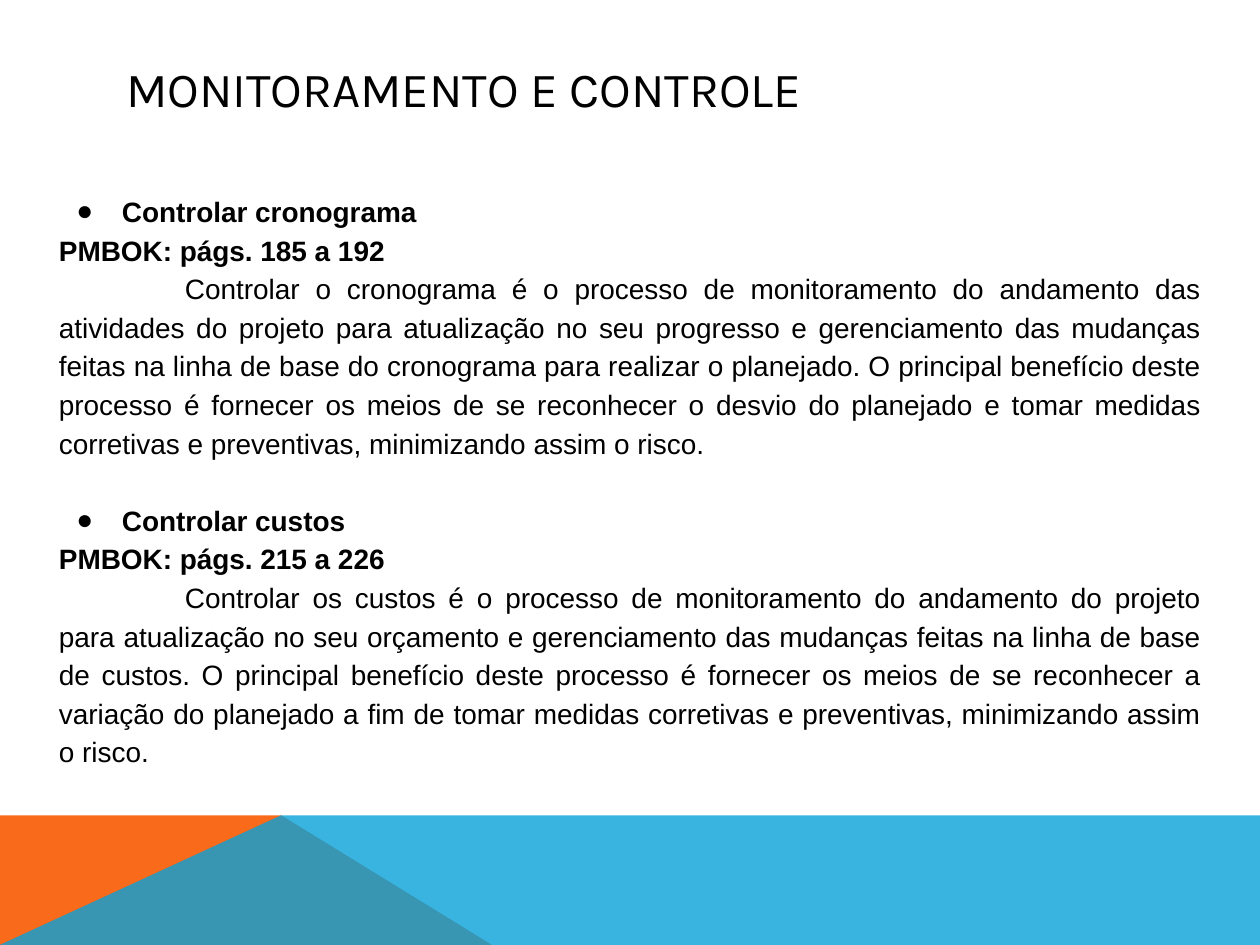
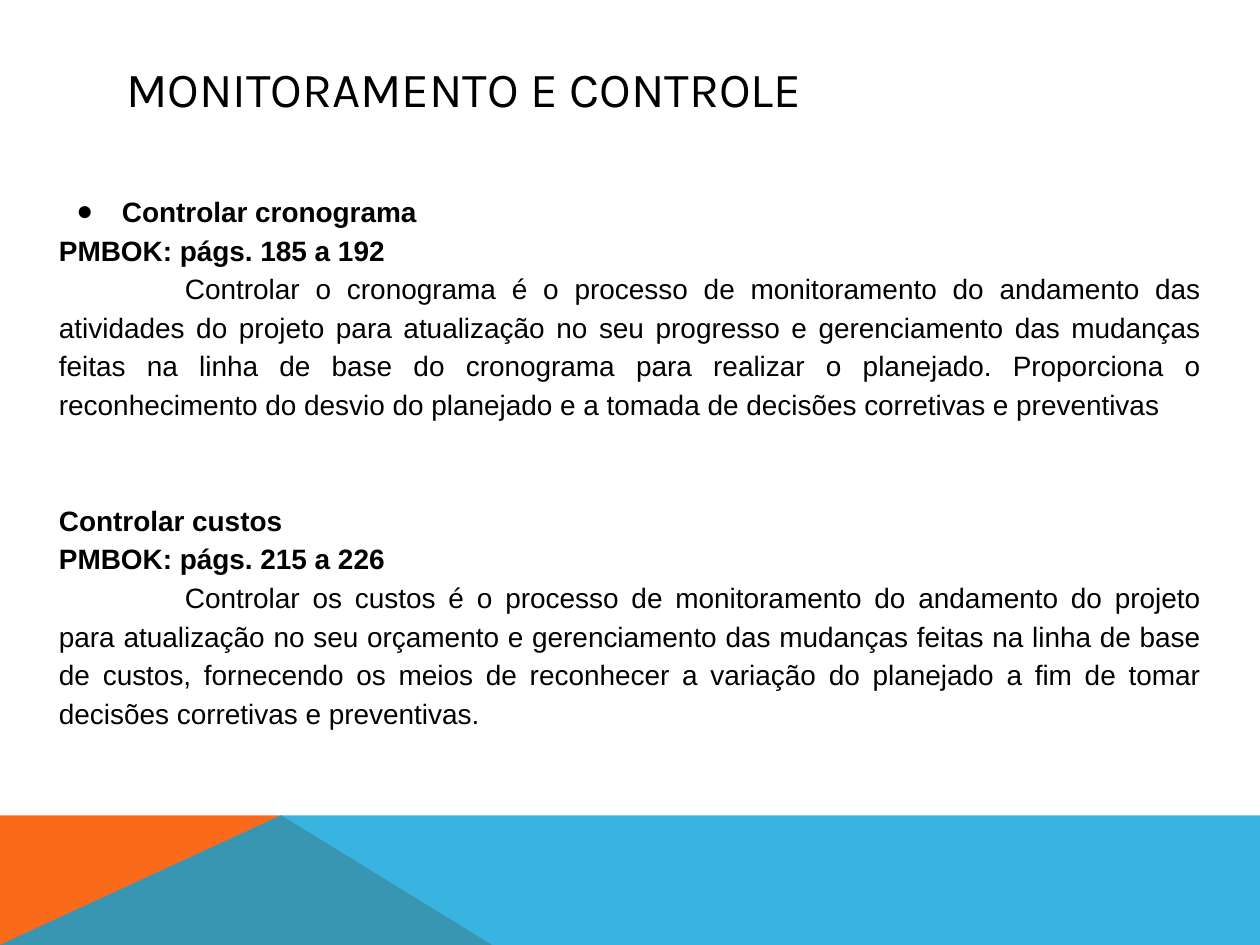
Before and after one commit to fga-eps-mds/A-Disciplina-MDS-EPS, a slide deck: slide 15 of GPP_Material/08-Mapa_PMbOK/apresentação_GPP_SIGS_2017_1.pptx.pptx (slide 16 before the commit). Drawn at 1260x945 pixels with LibreOffice and Linux fonts; fonts in the diff are those of the drawing. Boxes give left, top, right and bottom in pixels: in the first picture for what was removed or moved away, otherwise in the second. Text is boxed around its words. In the diff, an @@ line names an element or a change of style, - is before the commit and + after.

```diff
--- a/GPP_Material/08-Mapa_PMbOK/apresentação_GPP_SIGS_2017_1.pptx.pptx
+++ b/GPP_Material/08-Mapa_PMbOK/apresentação_GPP_SIGS_2017_1.pptx.pptx
@@ text at (x1=59, y1=278, x2=1201, y2=420): text changed @@
-Controlar o cronograma é o processo de monitoramento do andamento das atividades do projeto para atualização no seu progresso e gerenciamento das mudanças feitas na linha de base do cronograma para realizar o planejado. O principal benefício deste processo é fornecer os meios de se reconhecer o desvio do planejado e tomar medidas corretivas e preventivas, minimizando assim o risco.
+Controlar o cronograma é o processo de monitoramento do andamento das atividades do projeto para atualização no seu progresso e gerenciamento das mudanças feitas na linha de base do cronograma para realizar o planejado. Proporciona o reconhecimento do desvio do planejado e a tomada de decisões corretivas e preventivas
@@ text at (x1=59, y1=510, x2=282, y2=532): bullet ● to none @@
@@ text at (x1=59, y1=587, x2=1201, y2=729): text changed @@
-Controlar os custos é o processo de monitoramento do andamento do projeto para atualização no seu orçamento e gerenciamento das mudanças feitas na linha de base de custos. O principal benefício deste processo é fornecer os meios de se reconhecer a variação do planejado a fim de tomar medidas corretivas e preventivas, minimizando assim o risco.
+Controlar os custos é o processo de monitoramento do andamento do projeto para atualização no seu orçamento e gerenciamento das mudanças feitas na linha de base de custos, fornecendo os meios de reconhecer a variação do planejado a fim de tomar decisões corretivas e preventivas.
```
Also in this commit, not shown: 12 other slides changed, 1 slide removed.
